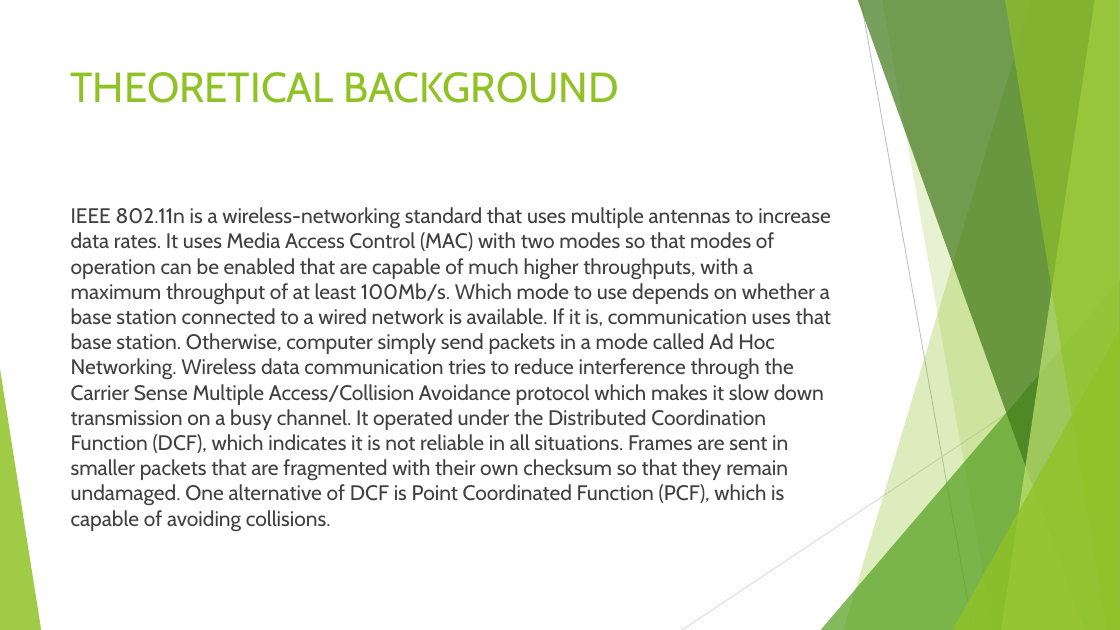
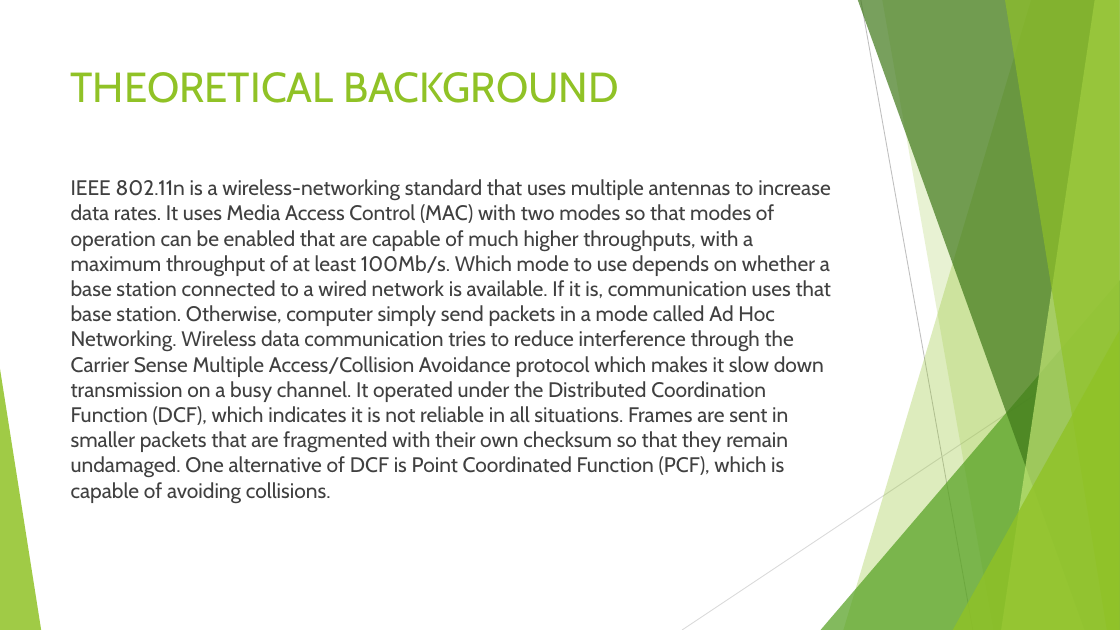
Before and after one commit to JenniferXYZ/cs-117, a slide deck: slide 3 of LAB REPORT.pptx. Drawn at 1120x630 pixels with LibreOffice and Linux fonts; fonts in the diff are those of the drawing. Boxes give left, top, right and bottom in pixels: in the first picture for what was removed or moved away, otherwise in the second. Text is boxed around its words. In the diff, an @@ line names an element or a change of style, - is before the commit and + after.

```diff
--- a/LAB REPORT.pptx
+++ b/LAB REPORT.pptx
@@ text "IEEE 802.11n is a wireless-networking ..." moved from (x1=71, y1=207, x2=831, y2=531) to (x1=71, y1=179, x2=831, y2=503) @@
```
Also in this commit, not shown: 4 other slides changed, 3 slides added, 2 slides removed.
